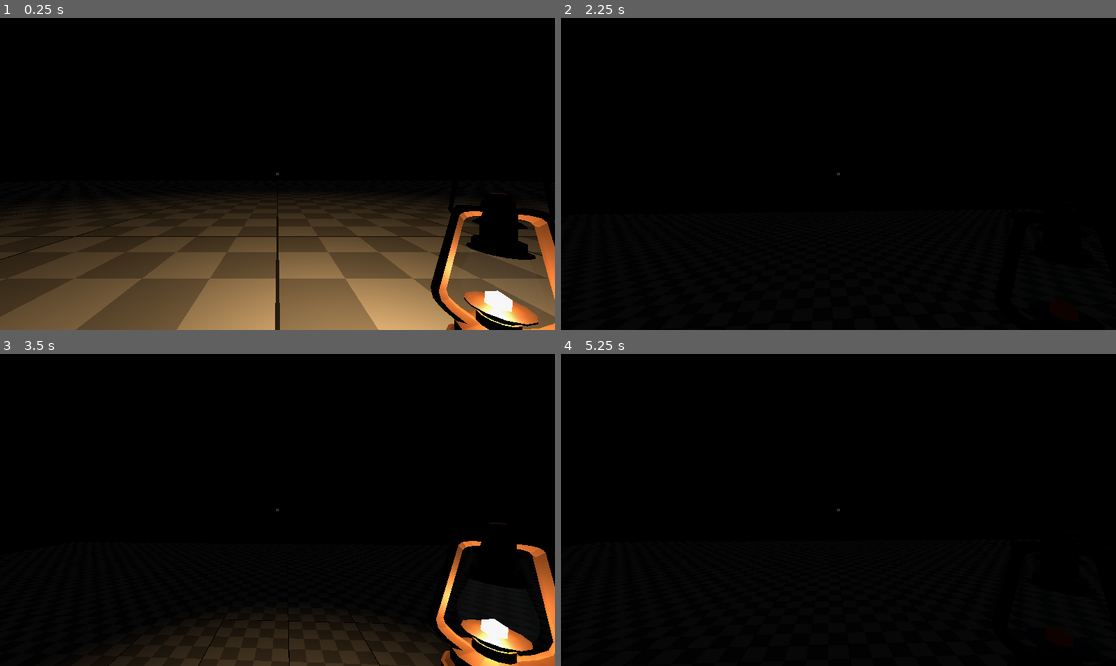
Above: before the commit, frames 1-4 (two rows, left to right).
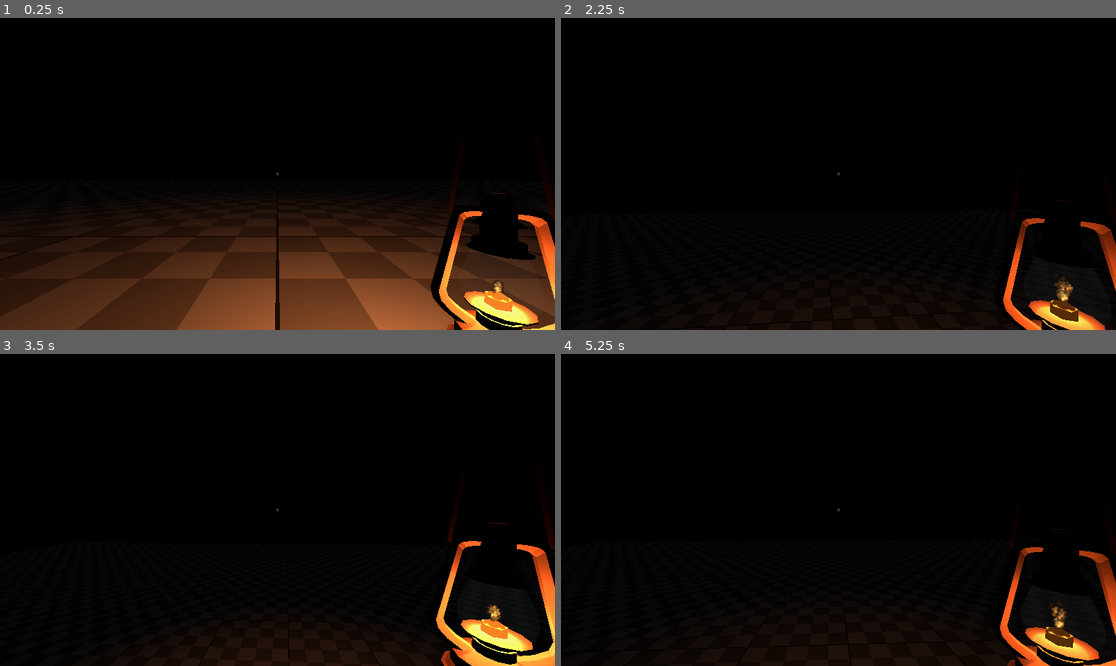
Above: after the commit, the same moments.

Repository: Aaron-Massey/untitledMazeGame
Game: Godot game, scene res://main.tscn
The game is run twice, just before and just after one commit, with the same random seed, the same clock (stepped at 60 frames per second) and the same inputs.
Inputs (mouse positions are in pixels of both pictures, inside the frame that each line leads up to):
- Up to frame 1 (0.25 s): no input
- Up to frame 2 (2.25 s): tap Enter at 0.5 s; move the mouse to (866, 174) at 0.52 s; hold W (move_up) from 0.53 s (still down); tap Q (lantern) at 0.6, 1.55, 2.1 s; tap Space (jump) at 0.77, 1.52 s; tap R (debug_reset) at 1.25 s; move the mouse to (810, 174) at 1.27 s; click (810, 174) at 1.35 s; move the mouse to (849, 167) at 2.02 s
- Up to frame 3 (3.5 s): keep holding W (move_up); tap R (debug_reset) at 2.75 s; move the mouse to (271, 516) at 2.77 s; tap Shift (move_sprint) at 2.85 s; tap Space (jump) at 3.02 s; tap Q (lantern) at 3.05 s
- Up to frame 4 (5.25 s): keep holding W (move_up); move the mouse to (877, 513) at 3.52 s; tap Q (lantern) at 3.6, 4.55, 5.1 s; tap Space (jump) at 3.77, 4.52 s; tap R (debug_reset) at 4.25 s; move the mouse to (794, 506) at 4.27 s; click (794, 506) at 4.35 s; move the mouse to (844, 510) at 5.02 s

The runs differ from the first frame. In frame 1, 29% of the frame differs, in the area x 0-100%, y 55-100%; in frame 2, 2.0%; in frame 3, 3.4%; in frame 4, 2.5%.

Commit message:
Added ramp-up/ramp-down for lantern light. Also added fire particles

Diff:
--- a/assets/playerCharacter/Character.tscn
+++ b/assets/playerCharacter/Character.tscn
@@ -43,8 +43,10 @@
 
 [node name="OmniLight3D" type="OmniLight3D" parent="Lantern" unique_id=1276087575]
 transform = Transform3D(1, 0, 0, 0, 1, 0, 0, 0, 1, 0, 0.17693925, 0)
-light_color = Color(1, 0.7882353, 0.5137255, 1)
-light_energy = 4.0
+light_color = Color(1, 0.5647059, 0.30980393, 1)
+light_energy = 3.0
+light_size = 0.1
 omni_range = 20.0
+omni_attenuation = 1.25
 
 [node name="Sketchfab_Scene" parent="Lantern" unique_id=282320140 instance=ExtResource("4_tb2j1")]
--- a/assets/playerCharacter/lantern.gd
+++ b/assets/playerCharacter/lantern.gd
@@ -2,14 +2,18 @@
 
 @export var lantern_on = true
 @onready var oil_lantern = $"Sketchfab_Scene/Sketchfab_model/4b17dd9eba0245778cead7ee8fe19576_fbx/RootNode/Oil Lantern"
+
+func _ready() -> void:
+	$OmniLight3D.light_energy = 3.0 if lantern_on else 0.0
+	oil_lantern.set_lit(1.0 if lantern_on else 0.0)
+
 func _input(event: InputEvent) -> void:
 
 	if Input.is_action_just_pressed("lantern"):
-		if lantern_on == true:
-			$OmniLight3D.light_energy = 0
-			lantern_on = false
-		else:
-			$OmniLight3D.light_energy = 4
-			lantern_on = true
+		lantern_on = !lantern_on
 
-		oil_lantern.set_lit(lantern_on)
+		var tween = create_tween().set_parallel(true)
+		var target_energy = 3.0 if lantern_on else 0.0
+
+		tween.tween_property($OmniLight3D, "light_energy", target_energy, 0.2)
+		tween.tween_method(oil_lantern.set_lit, 0.0 if lantern_on else 1.0, 1.0 if lantern_on else 0.0, 0.2)
--- a/assets/playerCharacter/lantern_model.tscn
+++ b/assets/playerCharacter/lantern_model.tscn
@@ -2,8 +2,73 @@
 
 [ext_resource type="PackedScene" uid="uid://c44hamgfeeh2x" path="res://assets/playerCharacter/oil_lantern/scene.gltf" id="1_s5wxd"]
 [ext_resource type="Script" uid="uid://ctbqwifq3jtc8" path="res://assets/playerCharacter/oil_lantern.gd" id="2_6d7x3"]
+[ext_resource type="Texture2D" uid="uid://capf06gphe412" path="res://assets/playerCharacter/oil_lantern/T_fire01.png" id="3_mybt3"]
+
+[sub_resource type="StandardMaterial3D" id="StandardMaterial3D_bj5nw"]
+transparency = 1
+shading_mode = 0
+vertex_color_use_as_albedo = true
+vertex_color_is_srgb = true
+albedo_texture = ExtResource("3_mybt3")
+albedo_texture_force_srgb = true
+billboard_mode = 3
+particles_anim_h_frames = 1
+particles_anim_v_frames = 1
+particles_anim_loop = false
+
+[sub_resource type="Curve" id="Curve_0eva4"]
+_data = [Vector2(0, 1), 0.0, 0.0, 0, 0, Vector2(0.4606947, 1), 0.0, 0.0, 0, 0, Vector2(1, 0), 0.028851649, 0.0, 0, 0]
+point_count = 3
+
+[sub_resource type="CurveTexture" id="CurveTexture_hptva"]
+texture_mode = 1
+curve = SubResource("Curve_0eva4")
+
+[sub_resource type="Gradient" id="Gradient_pa6e4"]
+offsets = PackedFloat32Array(0.18074656, 0.40667975, 0.6777996)
+colors = PackedColorArray(1, 1, 1, 1, 0.7357967, 0.73579675, 0.73579645, 1, 0.10872076, 0.10872082, 0.10872059, 1)
+
+[sub_resource type="GradientTexture1D" id="GradientTexture1D_f4mh7"]
+gradient = SubResource("Gradient_pa6e4")
+
+[sub_resource type="Curve" id="Curve_j7vjy"]
+_data = [Vector2(0, 0.092827916), 0.0, 1.7671766, 0, 0, Vector2(1, 1), 0.0, 0.0, 0, 0]
+point_count = 2
+
+[sub_resource type="CurveTexture" id="CurveTexture_rn7n3"]
+texture_mode = 1
+curve = SubResource("Curve_j7vjy")
+
+[sub_resource type="ParticleProcessMaterial" id="ParticleProcessMaterial_lolq0"]
+particle_flag_rotate_y = true
+angle_min = -179.99998
+angle_max = 180.00002
+direction = Vector3(0, 1, 0)
+spread = 15.0
+initial_velocity_min = 1.0
+initial_velocity_max = 2.0
+radial_velocity_min = -2.2351742e-05
+radial_velocity_max = 0.09997764
+gravity = Vector3(0, 1, 0)
+scale_min = 0.9
+scale_max = 1.4
+scale_curve = SubResource("CurveTexture_rn7n3")
+color = Color(2.1168277, 1.2714275, 0.5317023, 1)
+color_ramp = SubResource("GradientTexture1D_f4mh7")
+alpha_curve = SubResource("CurveTexture_hptva")
+
+[sub_resource type="QuadMesh" id="QuadMesh_rss7d"]
+size = Vector2(0.05, 0.05)
 
 [node name="Sketchfab_Scene" unique_id=282320140 instance=ExtResource("1_s5wxd")]
 
 [node name="Oil Lantern" parent="Sketchfab_model/4b17dd9eba0245778cead7ee8fe19576_fbx/RootNode" parent_id_path=PackedInt32Array(1678809195) index="0" unique_id=1509452476]
 script = ExtResource("2_6d7x3")
+
+[node name="GPUParticles3D" type="GPUParticles3D" parent="Sketchfab_model/4b17dd9eba0245778cead7ee8fe19576_fbx/RootNode/Oil Lantern" index="3" unique_id=134405004]
+transform = Transform3D(0.57124597, 0, 0, 0, -0.029439474, -0.5997399, 0, 0.99956685, -0.017663663, 0, -2.7237587e-07, 4.1795793)
+material_override = SubResource("StandardMaterial3D_bj5nw")
+amount = 30
+local_coords = true
+process_material = SubResource("ParticleProcessMaterial_lolq0")
+draw_pass_1 = SubResource("QuadMesh_rss7d")
--- a/assets/playerCharacter/oil_lantern.gd
+++ b/assets/playerCharacter/oil_lantern.gd
@@ -1,10 +1,14 @@
 extends Node3D
 
 @onready var candle_mesh = $"Oil Lantern_oil lantern light_0"
+@onready var fire = $GPUParticles3D
 
-func set_lit(is_lit: bool) -> void:
+func set_lit(value: float) -> void:
 	var mat = candle_mesh.get_active_material(0)
 	if mat:
-		mat.emission_enabled = is_lit
-	else:
-		print("Override material not set yet")
+		mat.emission_enabled = value > 0.0
+		mat.emission_energy_multiplier = value
+	fire.emitting = value > 0.0
+	if value == 0.0:
+		fire.restart()
+		fire.emitting = false
Binary file added: assets/playerCharacter/oil_lantern/T_VFX_Glow_1.PNG
Not shown, added: assets/playerCharacter/oil_lantern/T_VFX_Glow_1.PNG.import
Binary file added: assets/playerCharacter/oil_lantern/T_fire01.png
Not shown, added: assets/playerCharacter/oil_lantern/T_fire01.png.import
